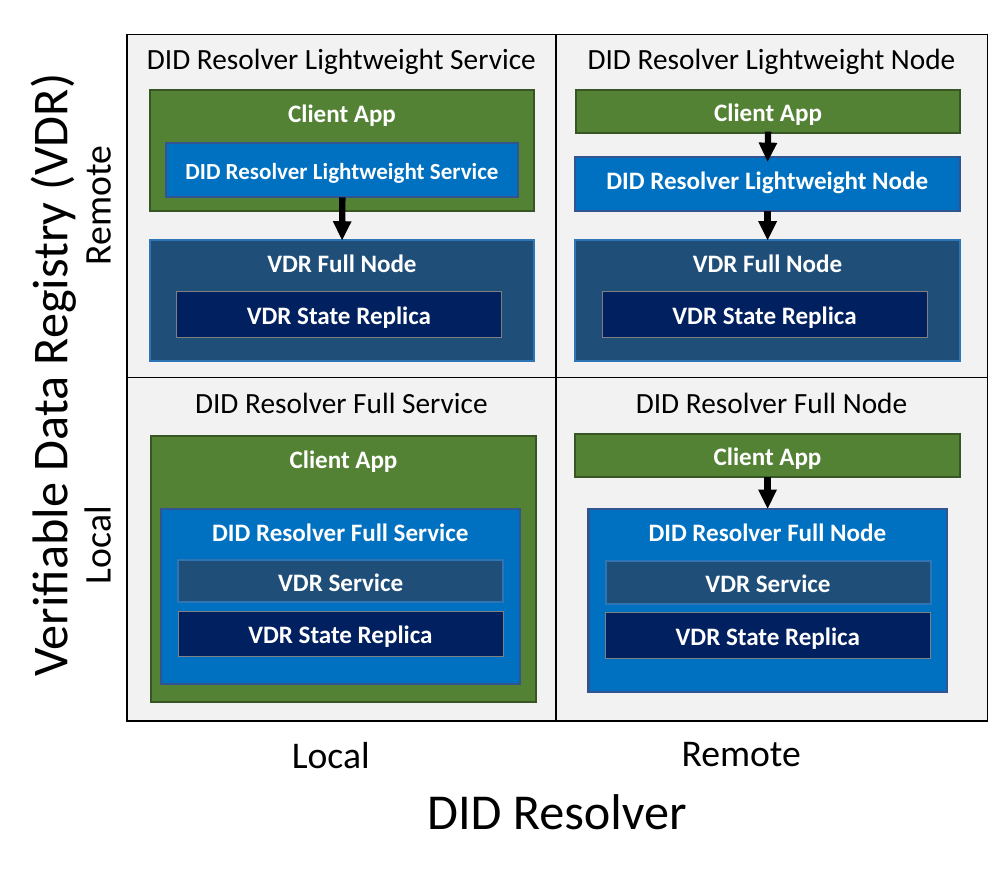
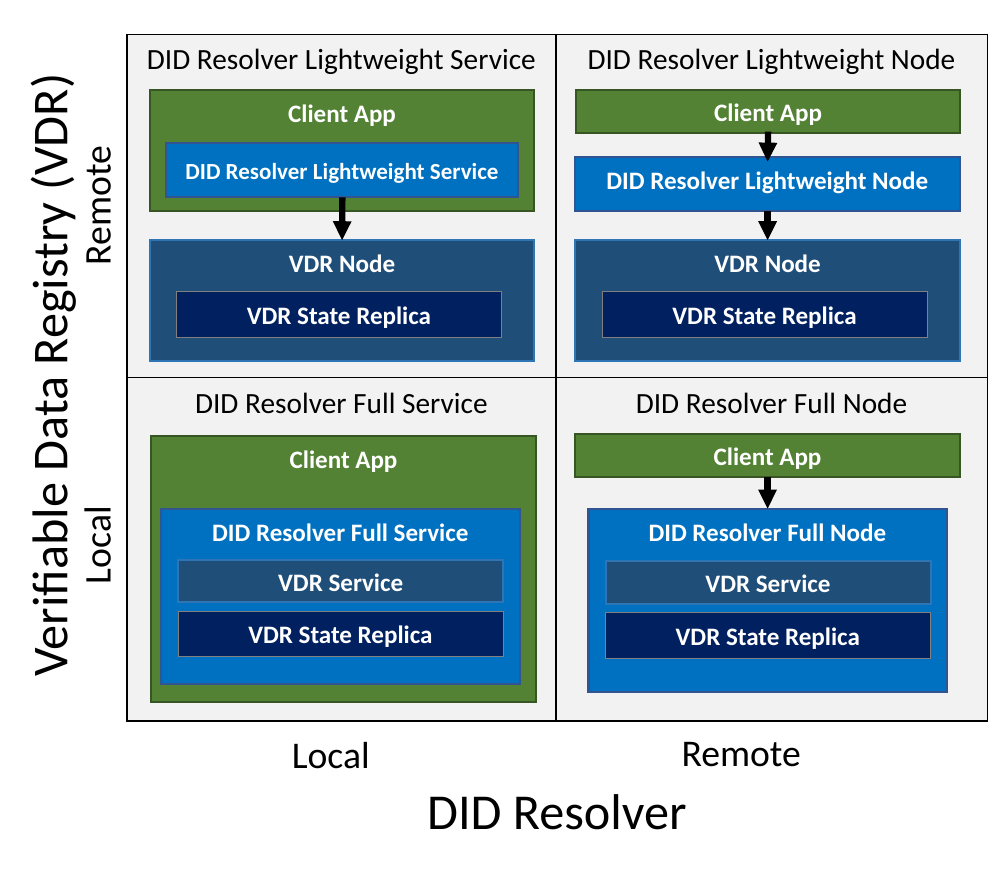
Before and after one commit to mwherman2000/indy-arm, a slide deck: slide 2 of src/HBB-DID-Resolver-Architecture v0.1.pptx. Drawn at 1008x890 pixels with LibreOffice and Linux fonts; fonts in the diff are those of the drawing. Boxes give left, top, right and bottom in pixels: in the first picture for what was removed or moved away, otherwise in the second. Text is boxed around its words. In the diff, an @@ line names an element or a change of style, - is before the commit and + after.

Commit message:
"VDR Full Node/Service" to "VDR Node/Service", resp.

```diff
--- a/src/HBB-DID-Resolver-Architecture v0.1.pptx
+++ b/src/HBB-DID-Resolver-Architecture v0.1.pptx
@@ text in rectangle at (289, 254, 395, 272): text changed @@
-VDR Full Node
+VDR Node
@@ text in rectangle at (714, 254, 821, 272): text changed @@
-VDR Full Node
+VDR Node
```
Also in this commit, not shown: 1 other file.
